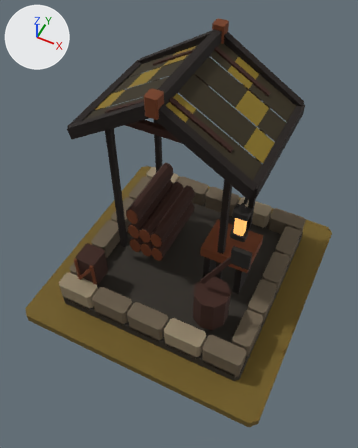
The glTF model art/timber_yard_t4/timber_yard_t4.glb: old version first, new version second.
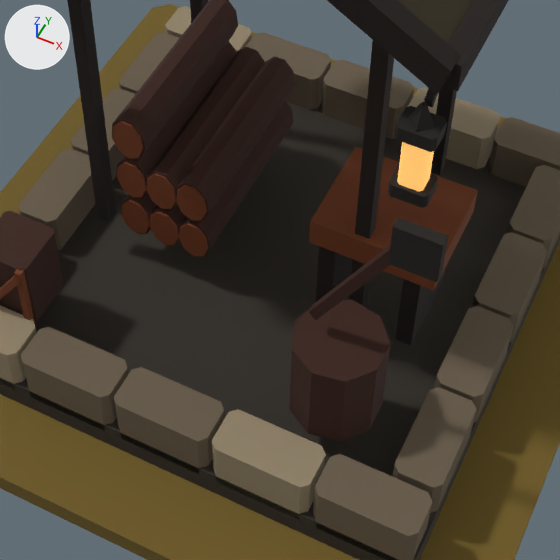
Old and new are each drawn whole from a camera (50 mm lens) standing at (0.699, -1.516, 2.285) and looking at (0.003, -0.124, 0.545) and again close up on the part from 24% to 82% of the width and 37% to 84% of the height. Lighting does not change. The marker at upper left points along +X, +Y and +Z. The first two pictures are the older version.

In view in the first close-up: 'MMR | timber_yard | T04 Architecture.001', 'MMR | timber_yard | Tier 04 Ground.001'.
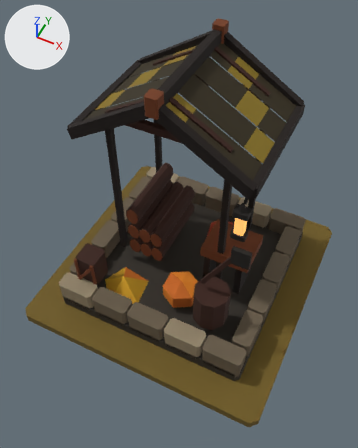
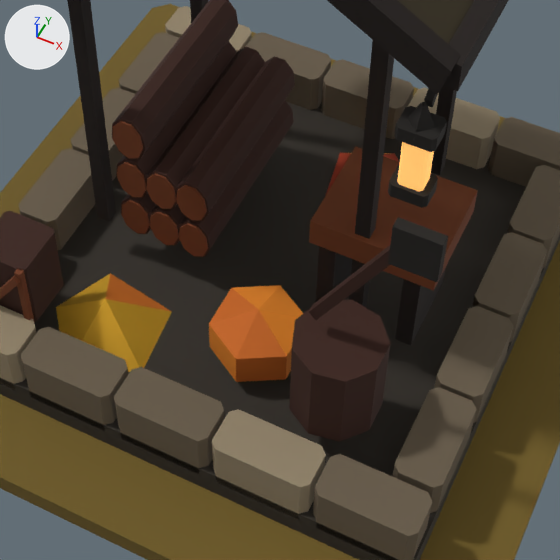
Pixel boxes (x1, y1, x2, y2) of what changed, in the close-ups (560 x 560 px):
'MMR | timber_yard | T04 Autumn Dressing.001', added (orange): after (56, 153, 399, 382)

The change, as a diff of the scene's bpy script:
```diff
--- a/art/timber_yard_t4/timber_yard_t4.glb.py
+++ b/art/timber_yard_t4/timber_yard_t4.glb.py
@@ me_mmr___timber_yard___t04_autumn_dressing_001 @@
+me_mmr___timber_yard___t04_autumn_dressing_001.from_pydata(...)  # 25 vertices, 28 faces; spans x -0.348..0.195, y -0.436..0.379, z 0.062..0.218
+me_mmr___timber_yard___t04_autumn_dressing_001.materials.append(mat_mmr___shared_palette_atlas)  # picture img_mmr_shared_color_palette_64
@@ ob_mmr___timber_yard___t04_autumn_dressing_001 @@
+ob_mmr___timber_yard___t04_autumn_dressing_001 = bpy.data.objects.new('MMR | timber_yard | T04 Autumn Dressing.001', me_mmr___timber_yard___t04_autumn_dressing_001)
+ob_mmr___timber_yard___t04_autumn_dressing_001.location = (0.0, 0.0, 0.05)
```
